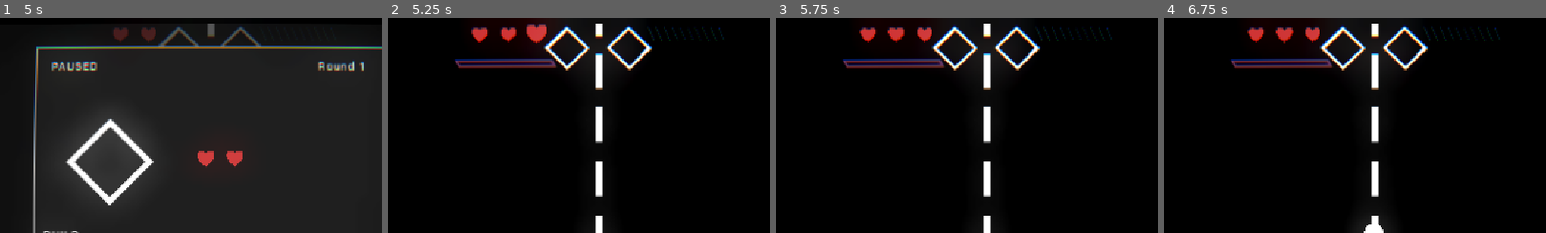
Above: before the commit, frames 1-4 (left to right).
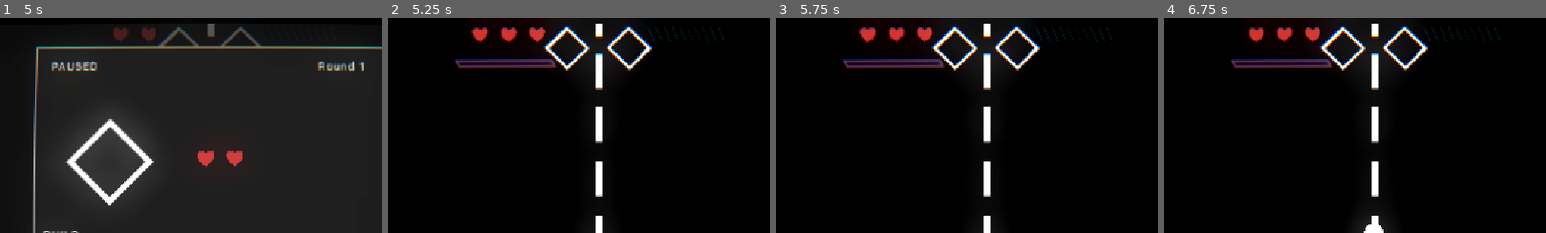
Above: after the commit, the same moments.

Repository: awesomness560/x-treme-pong
Game: Godot game, scene res://UI/main_menu.tscn
The game is run twice, just before and just after one commit, with the same random seed, the same clock (stepped at 60 frames per second) and the same inputs.
Inputs (mouse positions are % of the whole screen's width and height, from its top left):
- Up to frame 1 (5 s): click "PLAY" at 0.5 s; tap Enter at 1.25, 4.25 s; move the mouse to (72, 45) at 1.27 s; hold Shift (charge_up) 1.28-2.03 s; click (72, 45) at 1.42 s; move the mouse to (30, 55) at 2.02 s; hold S (paddle_down) 2.03-2.78 s; click (30, 55) at 2.17 s; tap Space at 2.75 s; move the mouse to (60, 28) at 2.77 s; hold Shift (charge_up) 2.78-4.28 s; click (60, 28) at 2.92 s; move the mouse to (45, 70) at 3.52 s; click (45, 70) at 3.67 s; move the mouse to (80, 65) at 4.27 s; hold S (paddle_down) from 4.28 s (still down); click (80, 65) at 4.42 s; tap Escape (ui_cancel) at 4.9 s
- Up to frame 2 (5.25 s): release S (paddle_down) at 5 s; click "RESTART" at 5 s
- Up to frame 3 (5.75 s): no input
- Up to frame 4 (6.75 s): tap Space at 5.75 s; move the mouse to (20, 35) at 5.77 s; hold S (paddle_down) from 5.78 s (still down); click (20, 35) at 5.92 s; move the mouse to (55, 50) at 6.52 s; click (55, 50) at 6.67 s
The pictures show only the part of the screen within x 22-72%, y 0-50%; the shares and areas given below are measured in that part.

Frame 1 is identical in both runs. In frame 2, 0.4% of the frame differs, in the area x 21-42%, y 2-12%; in frame 3, 0.1%; in frame 4, 0.1%.

Commit message:
Almost Done

Diff:
--- a/Autoload/game_state.gd
+++ b/Autoload/game_state.gd
@@ -171,6 +171,9 @@
 ## restart button before reloading the scene — autoloads (unlike scene
 ## nodes) survive a scene reload on their own, so this has to be explicit.
 func reset_run() -> void:
+	boss_type = BossType.FIRE
+	character = Character.PINK
+	boss_health = 1.0
 	max_player_health = 3
 	player_health = max_player_health
 	damage_bonus = 0.0
--- a/UI/game_over.gd
+++ b/UI/game_over.gd
@@ -55,13 +55,15 @@
 		badge.setup(script)
 
 func _on_restart_pressed() -> void:
-	# round_manager.gd's own _ready() resets both autoloads right as the
-	# reloaded scene starts up — no need to do it again here.
+	GameState.reset_run()
+	Upgrades.reset_run()
 	get_tree().paused = false
 	SoundManager.set_menu_duck(false)
 	get_tree().reload_current_scene()
 
 func _on_main_menu_pressed() -> void:
+	GameState.reset_run()
+	Upgrades.reset_run()
 	get_tree().paused = false
 	SoundManager.set_menu_duck(false)
 	get_tree().change_scene_to_file("res://UI/main_menu.tscn")
--- a/UI/main_menu.gd
+++ b/UI/main_menu.gd
@@ -2,6 +2,16 @@
 
 func _ready() -> void:
 	SoundManager.music.set("parameters/switch_to_clip", &"menu")
+
+## _input (not _unhandled_input) so this still fires even if the very first
+## click lands right on a button — it doesn't mark the event handled, so the
+## button's own click still goes through normally. The fullscreen check
+## itself is what limits this to "on first load": once the window's already
+## fullscreen, every later press here is just a no-op.
+func _input(event: InputEvent) -> void:
+	if event is InputEventMouseButton and event.pressed \
+			and DisplayServer.window_get_mode() != DisplayServer.WINDOW_MODE_FULLSCREEN:
+		DisplayServer.window_set_mode(DisplayServer.WINDOW_MODE_FULLSCREEN)
 
 func _on_play_pressed() -> void:
 	get_tree().change_scene_to_file("res://main.tscn")
--- a/UI/pause_menu.gd
+++ b/UI/pause_menu.gd
@@ -58,13 +58,15 @@
 	_close()
 
 func _on_restart_pressed() -> void:
-	# round_manager.gd's own _ready() resets both autoloads right as the
-	# reloaded scene starts up — no need to do it again here.
+	GameState.reset_run()
+	Upgrades.reset_run()
 	get_tree().paused = false
 	SoundManager.set_menu_duck(false)
 	get_tree().reload_current_scene()
 
 func _on_main_menu_pressed() -> void:
+	GameState.reset_run()
+	Upgrades.reset_run()
 	get_tree().paused = false
 	SoundManager.set_menu_duck(false)
 	get_tree().change_scene_to_file("res://UI/main_menu.tscn")
--- a/player.gd
+++ b/player.gd
@@ -23,10 +23,17 @@
 
 var _locked_x := 0.0
 
+var capture : bool = false
+
 func _ready() -> void:
 	GameState.player = self
 	_locked_x = global_position.x
 	Input.mouse_mode = Input.MOUSE_MODE_CONFINED_HIDDEN
+
+func _unhandled_input(event: InputEvent) -> void:
+	if event is InputEventMouseButton and event.is_pressed() and not capture:
+		Input.mouse_mode = Input.MOUSE_MODE_CONFINED_HIDDEN
+		capture = true
 
 func _physics_process(delta: float) -> void:
 	if GameState.input_locked:
Not shown, changed: export_presets.cfg
